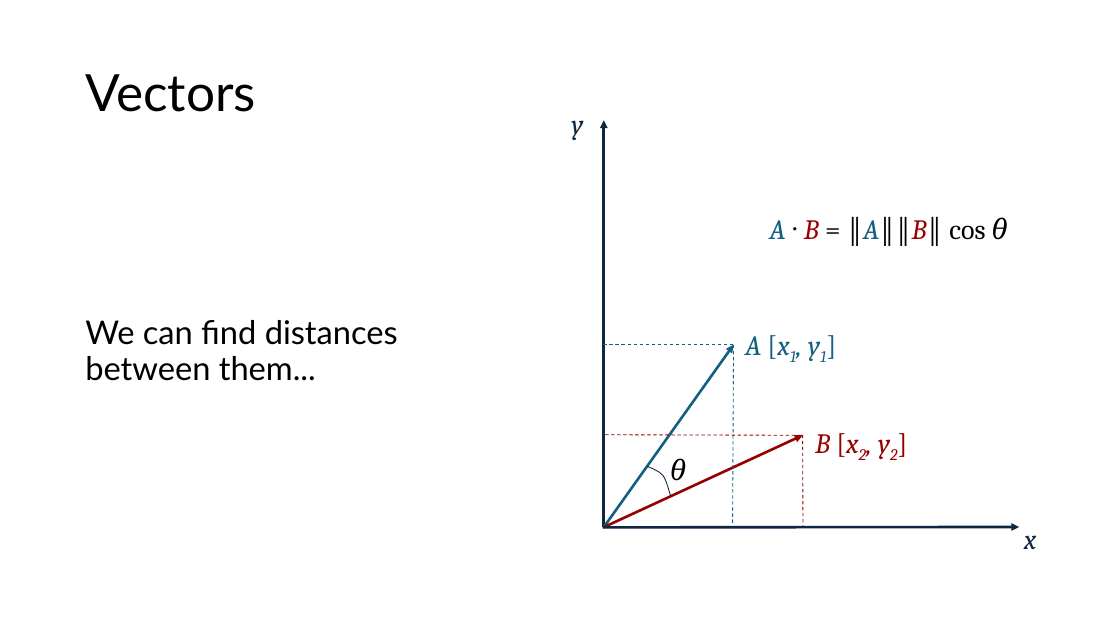
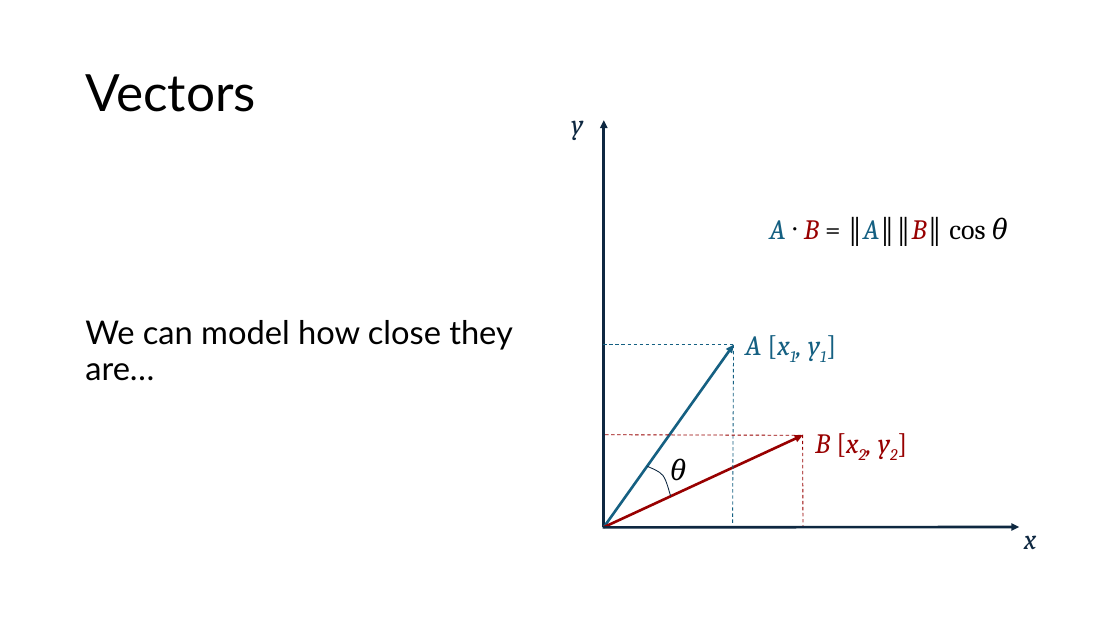
Before and after one commit to acceleratescience/large-language-models, a slide deck: slide 7 of slides/4-embeddings.pptx (slide 6 before the commit). Drawn at 1120x630 pixels with LibreOffice and Linux fonts; fonts in the diff are those of the drawing. Boxes give left, top, right and bottom in pixels: in the first picture for what was removed or moved away, otherwise in the second. Text is boxed around its words. In the diff, an @@ line names an element or a change of style, - is before the commit and + after.

```diff
--- a/slides/4-embeddings.pptx
+++ b/slides/4-embeddings.pptx
@@ text at bbox=[85, 320, 513, 381]: text changed @@
-We can find distances between them...
+We can model how close they are…
```
Also in this commit, not shown: 4 other slides changed, 1 slide added, 1 slide removed.
